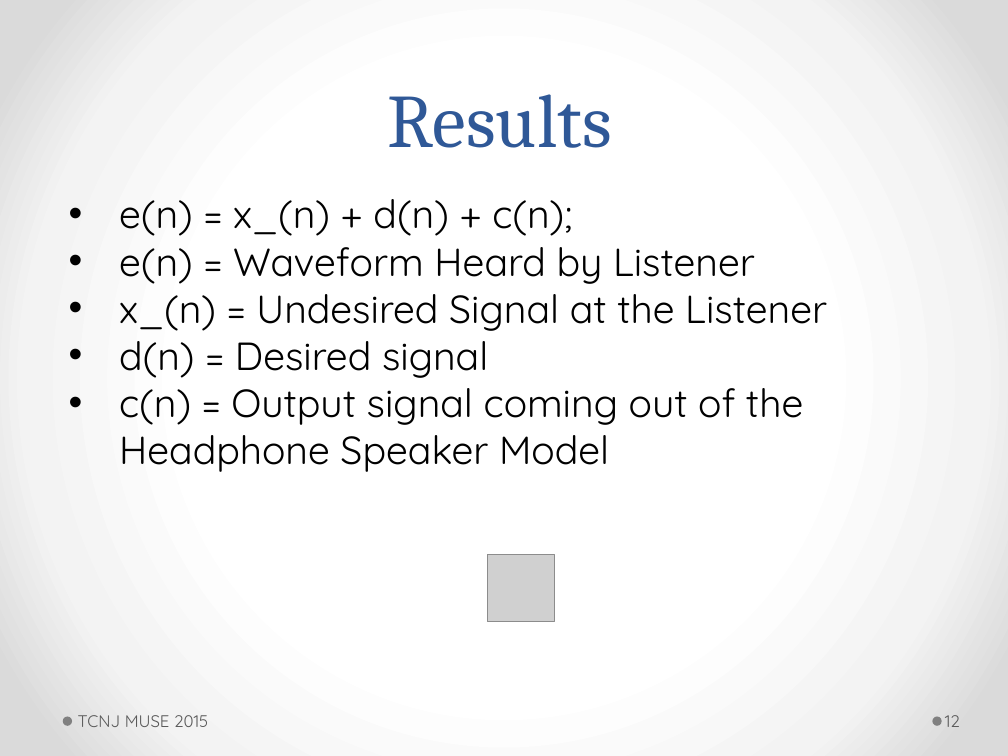
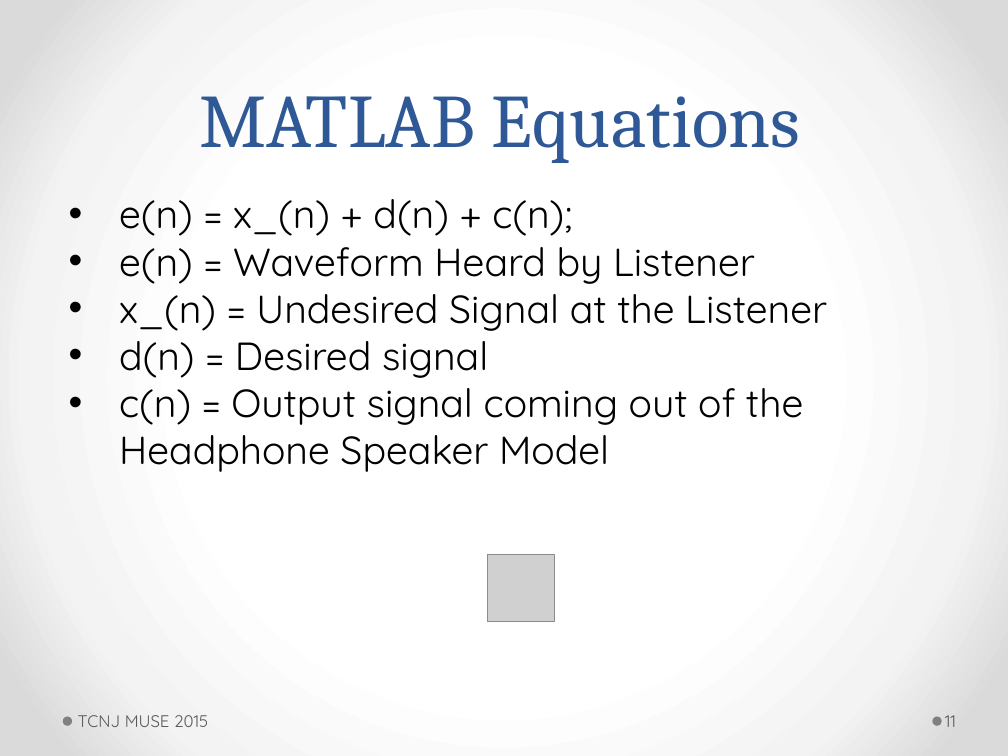
Before and after one commit to ActiveNoiseCancellationResearch/MUSE-Research, a slide deck: slide 11 of proj_anc/doc/jswift/7_23_2015_powerpoint.pptm (slide 12 before the commit). Drawn at 1008x756 pixels with LibreOffice and Linux fonts; fonts in the diff are those of the drawing; grey boxes stand for pictures. Boxes give left, top, right and bottom in pixels: in the first picture for what was removed or moved away, otherwise in the second. Text is boxed around its words. In the diff, an @@ line names an element or a change of style, - is before the commit and + after.

```diff
--- a/proj_anc/doc/jswift/7_23_2015_powerpoint.pptm
+++ b/proj_anc/doc/jswift/7_23_2015_powerpoint.pptm
@@ title at <box>199,96,801,163</box>: text changed @@
-Results
+MATLAB Equations
@@ page number at <box>945,715,956,727</box>: text changed @@
-12
+11
```
Also in this commit, not shown: 7 other slides changed, 1 slide removed, 57 other files.
